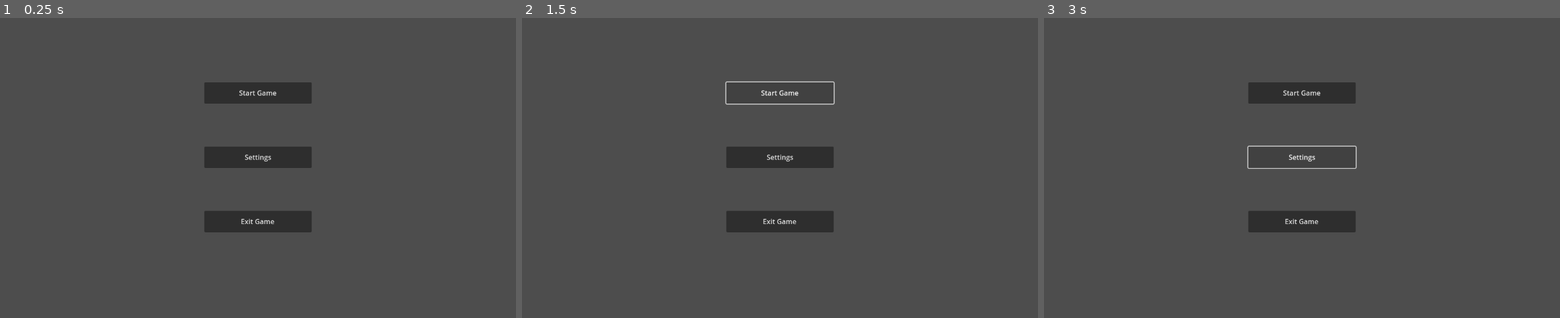
Above: before the commit, frames 1-3 (left to right).
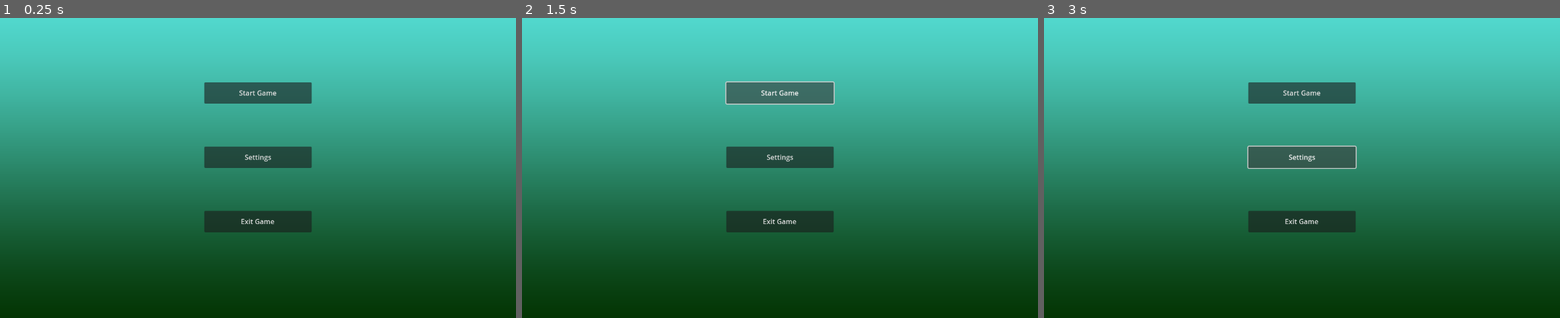
Above: after the commit, the same moments.

Repository: do3les/InfLocher-Tower-Defense
Game: Godot game, scene res://main.tscn
The game is run twice, just before and just after one commit, with the same random seed, the same clock (stepped at 60 frames per second) and the same inputs.
Inputs:
- Up to frame 1 (0.25 s): no input
- Up to frame 2 (1.5 s): click "Start Game" at 0.5 s; click "Start Game" at 1.25 s
- Up to frame 3 (3 s): click "Start Game" at 2 s; click "Settings" at 2.75 s

The runs differ from the first frame. In frame 1, 98% of the frame differs, in the area x 0-100%, y 0-100%; in frame 2, 98%; in frame 3, 98%.

Commit message:
put in a gradient background to reduce boring look

Diff:
--- /dev/null
+++ b/assets/start_screen_gradient.tres
@@ -0,0 +1,5 @@
+[gd_resource type="Gradient" format=3 uid="uid://guskjbb1y72x"]
+
+[resource]
+interpolation_mode = 2
+colors = PackedColorArray(0.00875828, 0.195173, 2.40654e-08, 1, 0.327235, 0.863856, 0.823137, 1)
--- a/main.tscn
+++ b/main.tscn
@@ -1,9 +1,19 @@
-[gd_scene load_steps=2 format=3 uid="uid://b75klh3ofo8ov"]
+[gd_scene load_steps=4 format=3 uid="uid://b75klh3ofo8ov"]
 
 [ext_resource type="Script" path="res://main.gd" id="1_xkm4k"]
+[ext_resource type="Gradient" uid="uid://guskjbb1y72x" path="res://assets/start_screen_gradient.tres" id="2_qm13e"]
+
+[sub_resource type="GradientTexture2D" id="GradientTexture2D_q6r5a"]
+gradient = ExtResource("2_qm13e")
 
 [node name="Main" type="Node2D"]
 script = ExtResource("1_xkm4k")
+
+[node name="Sprite2D" type="Sprite2D" parent="."]
+position = Vector2(600, 350)
+rotation = -1.5708
+scale = Vector2(12, 20)
+texture = SubResource("GradientTexture2D_q6r5a")
 
 [node name="btn_start_game" type="Button" parent="."]
 anchors_preset = 7
